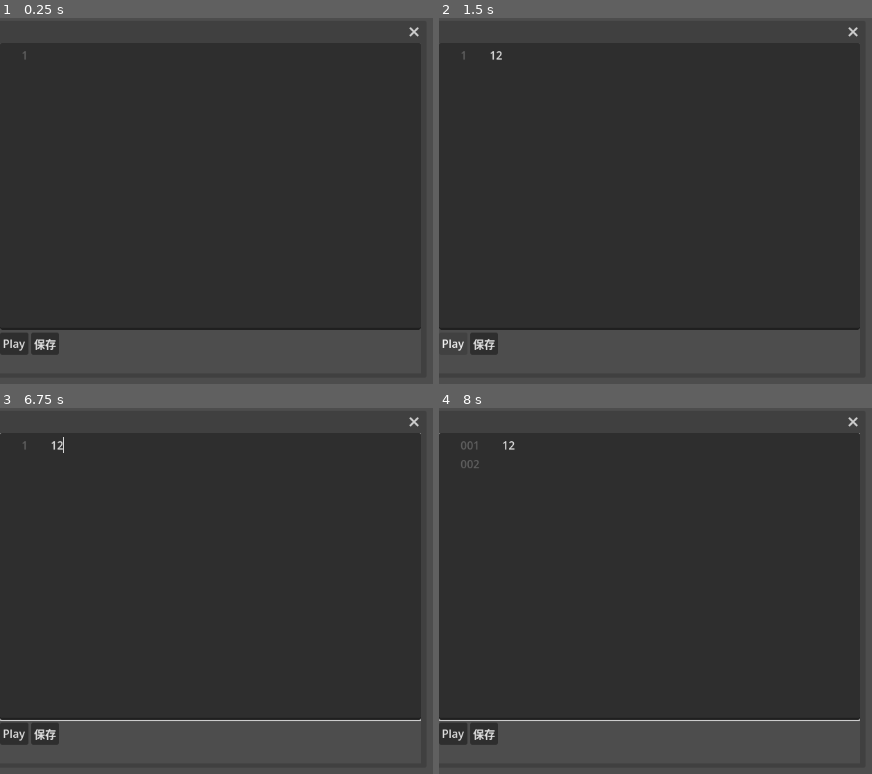
Above: before the commit, frames 1-4 (two rows, left to right).
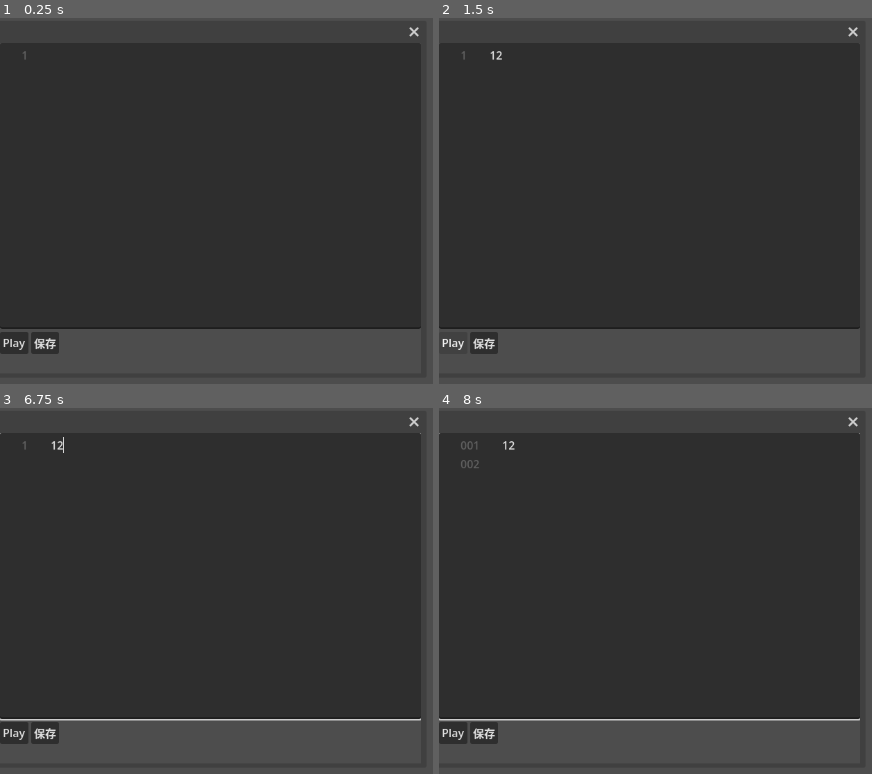
Above: after the commit, the same moments.

Repository: EEEEEEEEthan/BotDefence
Game: Godot game, scene res://BotInspector.tscn
Two runs of this game, one before a commit and one after it. Both use one fixed random seed, a clock stepped at 60 frames per second and the inputs below. This scene is started directly instead of the project's main scene.
Inputs (mouse positions are in pixels of both pictures, inside the frame that each line leads up to):
- Up to frame 1 (0.25 s): no input
- Up to frame 2 (1.5 s): click (651, 186) at 0.52 s; type "12" at 0.6 s; click "Play" at 1.25 s
- Up to frame 3 (6.75 s): click "Play" at 2 s; click "保存" at 2.75 s; click "保存" at 3.5 s; click "Play" at 4.25 s; click "保存" at 5 s; tap Enter at 5.75 s; move the mouse to (outside the picture) at 5.77 s; click (outside the picture) at 5.92 s; tap Space at 6.5 s; move the mouse to (238, 653) at 6.52 s; click (238, 653) at 6.67 s
- Up to frame 4 (8 s): tap Enter at 7.25 s; move the mouse to (outside the picture) at 7.27 s; click (outside the picture) at 7.42 s

The runs differ from the first frame. In frame 1, 0.4% of the frame differs, in the area x 0-97%, y 84-93%; in frame 2, 0.4%; in frame 3, 0.7%, in the area x 0-98%, y 84-93%; in frame 4, 0.7%.
Error in both runs: Invalid access to property or key 'code' on a base object of type 'Nil'. (res://BotInspector.gd:21)

Commit message:
优化 BotInspector 语法错误显示
- ParseErrorCapture 同时捕获 rationale 与 code，确保完整错误信息
- ErrorLabel 设置 custom_minimum_size 保证多行错误可见

Made-with: Cursor
Signed-off-by: Cursor <cursor@cursor.com>

Diff:
--- a/BotInspector.tscn
+++ b/BotInspector.tscn
@@ -52,3 +52,4 @@
 theme_override_constants/line_spacing = 2
 text = ""
 autowrap_mode = 2
+custom_minimum_size = Vector2(0, 24)
--- a/ParseErrorCapture.gd
+++ b/ParseErrorCapture.gd
@@ -7,8 +7,8 @@
 var _mutex: Mutex = Mutex.new()
 
 
-func _log_error(_function: String, _file: String, error_line: int, _code: String, rationale: String, _editor_notify: bool, _error_type: int, _script_backtraces: Array) -> void:
+func _log_error(_function: String, _file: String, error_line: int, code: String, rationale: String, _editor_notify: bool, _error_type: int, _script_backtraces: Array) -> void:
 	_mutex.lock()
-	message = rationale
+	message = rationale if rationale else code
 	line = error_line
 	_mutex.unlock()
